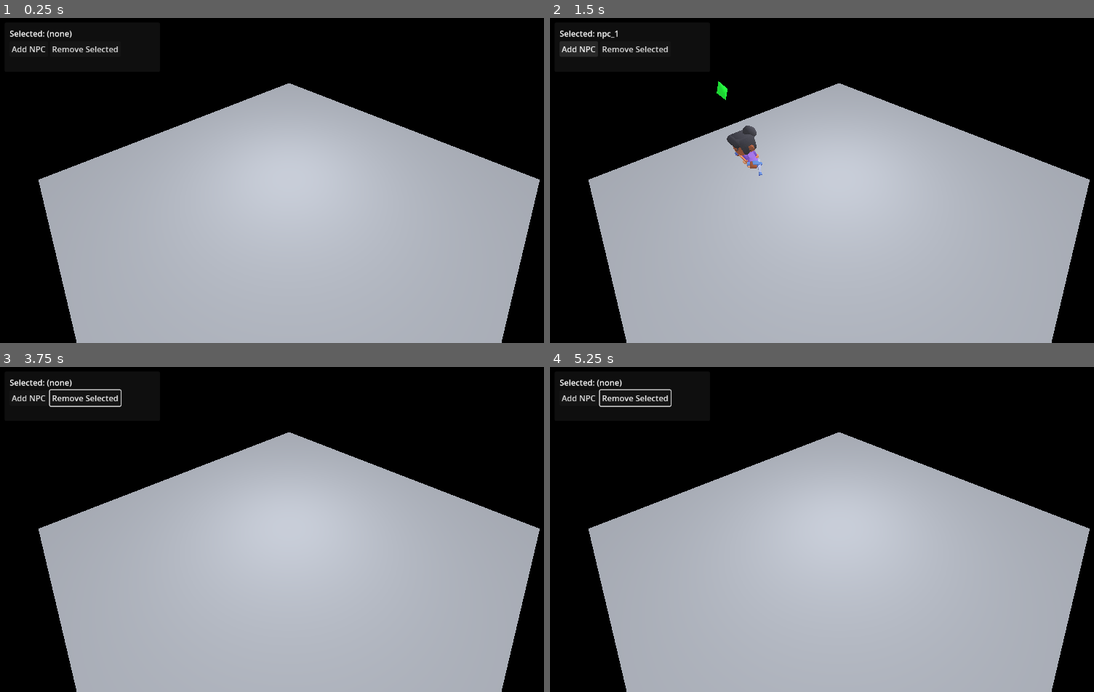
Above: before the commit, frames 1-4 (two rows, left to right).
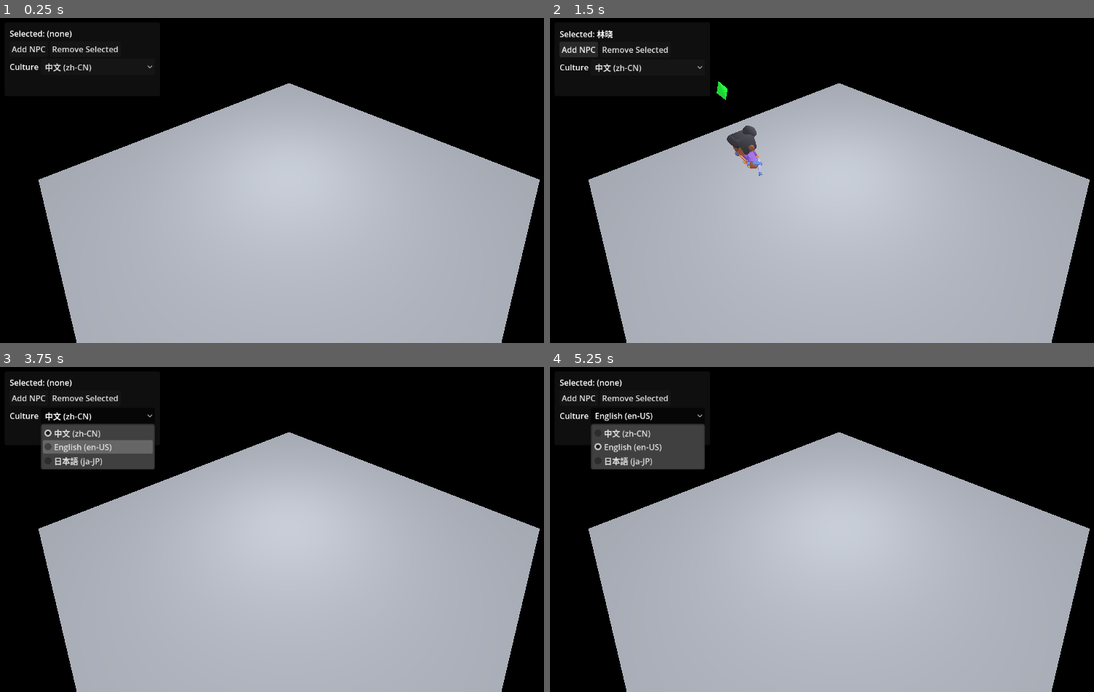
Above: after the commit, the same moments.

Repository: lemonhall/openagentic-sdk-gdscript
Game: Godot game, scene res://vr_offices/VrOffices.tscn
Same seed, same stepped clock (60 frames per second), same inputs: the game is played once before the commit and once after it. Sound files missing from this copy of the repository are replaced by a short silence.
Inputs (mouse positions are in pixels of both pictures, inside the frame that each line leads up to):
- Up to frame 1 (0.25 s): no input
- Up to frame 2 (1.5 s): click (647, 66) at 0.5 s, where only the run after the commit has a clickable "中文 (zh-CN)"; click "Add NPC" at 1.25 s
- Up to frame 3 (3.75 s): click "Remove Selected" at 2 s; tap Enter at 2.75 s; move the mouse to (418, 513) at 2.77 s; hold Right (ui_right) 2.78-3.53 s; tap E at 2.85, 3.6 s; click (418, 513) at 2.92 s; tap Space at 3.5 s; move the mouse to (174, 545) at 3.52 s; hold Down (ui_down) from 3.53 s (still down)
- Up to frame 4 (5.25 s): tap Enter at 4.25 s; move the mouse to (898, 458) at 4.27 s; release Down (ui_down) at 4.28 s; hold Right (ui_right) 4.28-5 s; tap E at 4.35 s; click (647, 415) at 5 s, where only the run after the commit has a clickable "English (en-US)"

The runs differ from the first frame. In frame 1, 0.2% of the frame differs, in the area x 1-29%, y 13-17%; in frame 2, 0.4%; in frame 3, 3.2%; in frame 4, 3.3%, in the area x 1-29%, y 6-32%.

Commit message:
feat: unique NPC profiles + culture-based names

Diff:
--- a/tests/test_vr_offices_smoke.gd
+++ b/tests/test_vr_offices_smoke.gd
@@ -35,22 +35,33 @@
 	if not T.require_eq(self, npc_root.get_child_count(), 0, "Expected empty NpcRoot before spawning"):
 		return
 
-	var npc := world.call("add_npc")
-	if not T.require_true(self, npc != null, "add_npc() must return the NPC instance"):
-		return
-	if not T.require_eq(self, npc_root.get_child_count(), 1, "Expected 1 NPC after add_npc()"):
+	# Add up to the max unique NPCs (12).
+	var last_npc := null
+	for _i in range(12):
+		last_npc = world.call("add_npc")
+		if not T.require_true(self, last_npc != null, "add_npc() must return the NPC instance"):
+			return
+	if not T.require_eq(self, npc_root.get_child_count(), 12, "Expected 12 NPCs after filling unique profiles"):
 		return
 
+	# 13th add should fail (no more unique profiles).
+	var extra := world.call("add_npc")
+	if not T.require_true(self, extra == null, "Expected add_npc() to return null when at max profiles"):
+		return
+
+	# Remove one, then add again should succeed.
 	world.call("select_npc", npc_root.get_child(0))
 	world.call("remove_selected")
-	if not T.require_eq(self, npc_root.get_child_count(), 1, "Expected NPC queued for free (still present before processing)"):
-		return
 
 	# Simulate a frame so queued frees can run in real execution environments.
 	get_root().add_child(world)
 	await process_frame
 
-	if not T.require_eq(self, npc_root.get_child_count(), 0, "Expected 0 NPC after remove_selected()"):
+	if not T.require_eq(self, npc_root.get_child_count(), 11, "Expected 11 NPC after remove_selected()"):
+		return
+
+	var again := world.call("add_npc")
+	if not T.require_true(self, again != null, "Expected add_npc() to succeed after removing one"):
 		return
 
 	world.queue_free()
--- a/vr_offices/VrOffices.gd
+++ b/vr_offices/VrOffices.gd
@@ -1,18 +1,8 @@
 extends Node3D
 
-@export var npc_scene: PackedScene
-@export var npc_spawn_y := 2.0
-@export var spawn_extent := Vector2(6.0, 4.0) # X,Z half extents
-
-@onready var npc_root: Node3D = $NpcRoot
-@onready var camera_rig: Node3D = $CameraRig
-@onready var ui: Control = $UI/VrOfficesUi
-@onready var bgm: AudioStreamPlayer = $Bgm
-
-var _npc_counter := 0
-var _selected_npc: Node = null
-
-var _model_paths: Array[String] = [
+const MAX_NPCS := 12
+
+const MODEL_PATHS: Array[String] = [
 	"res://assets/kenney/mini-characters-1/character-female-a.glb",
 	"res://assets/kenney/mini-characters-1/character-female-b.glb",
 	"res://assets/kenney/mini-characters-1/character-female-c.glb",
@@ -27,6 +17,40 @@
 	"res://assets/kenney/mini-characters-1/character-male-f.glb",
 ]
 
+const CULTURE_NAMES := {
+	# Default: Chinese culture (12 unique names).
+	"zh-CN": [
+		"林晓", "苏雨晴", "周若雪", "陈思妍", "唐婉儿", "叶清歌",
+		"王子轩", "李泽言", "张昊然", "赵景行", "孙亦辰", "郭承宇",
+	],
+	# US culture: intentionally diverse.
+	"en-US": [
+		"Emily Carter", "Maya Patel", "Sofia Garcia", "Hannah Kim", "Aaliyah Johnson", "Olivia Nguyen",
+		"Alex Johnson", "Daniel Smith", "Ethan Chen", "Noah Williams", "Liam O'Connor", "Jayden Martinez",
+	],
+	# Japan culture.
+	"ja-JP": [
+		"佐藤 美咲", "鈴木 陽菜", "高橋 さくら", "田中 結衣", "伊藤 彩花", "渡辺 りん",
+		"佐藤 蓮", "鈴木 悠真", "高橋 大輝", "田中 海斗", "伊藤 陽向", "渡辺 颯太",
+	],
+}
+
+@export var npc_scene: PackedScene
+@export var npc_spawn_y := 2.0
+@export var spawn_extent := Vector2(6.0, 4.0) # X,Z half extents
+@export var culture_code := "zh-CN"
+
+@onready var npc_root: Node3D = $NpcRoot
+@onready var camera_rig: Node3D = $CameraRig
+@onready var ui: Control = $UI/VrOfficesUi
+@onready var bgm: AudioStreamPlayer = $Bgm
+
+var _npc_counter := 0
+var _selected_npc: Node = null
+
+var _available_profile_indices: Array[int] = []
+var _profile_index_by_model_path: Dictionary = {}
+
 func _ready() -> void:
 	randomize()
 	if npc_scene == null:
@@ -34,7 +58,14 @@
 
 	ui.add_npc_pressed.connect(add_npc)
 	ui.remove_selected_pressed.connect(remove_selected)
+	if ui.has_signal("culture_changed"):
+		ui.connect("culture_changed", Callable(self, "set_culture"))
+
 	_configure_bgm()
+	_init_profiles()
+	_apply_ui_state()
+	if ui.has_method("set_culture"):
+		ui.call("set_culture", culture_code)
 
 func _configure_bgm() -> void:
 	if bgm == null or bgm.stream == null:
@@ -54,6 +85,21 @@
 			return true
 	return false
 
+func _init_profiles() -> void:
+	_available_profile_indices.clear()
+	_profile_index_by_model_path.clear()
+	for i in range(MODEL_PATHS.size()):
+		_available_profile_indices.append(i)
+		_profile_index_by_model_path[MODEL_PATHS[i]] = i
+
+func _apply_ui_state() -> void:
+	if ui == null:
+		return
+	if ui.has_method("set_can_add"):
+		ui.call("set_can_add", _available_profile_indices.size() > 0)
+	if ui.has_method("set_status_text"):
+		ui.call("set_status_text", "")
+
 func _unhandled_input(event: InputEvent) -> void:
 	if event is InputEventMouseButton:
 		var mb := event as InputEventMouseButton
@@ -61,6 +107,11 @@
 			_try_select_from_click(mb.position)
 
 func add_npc() -> Node:
+	if _available_profile_indices.is_empty():
+		if ui != null and ui.has_method("set_status_text"):
+			ui.call("set_status_text", "Reached max NPCs (%d). Remove one to add more." % MAX_NPCS)
+		return null
+
 	_npc_counter += 1
 	var npc := npc_scene.instantiate()
 	if npc == null:
@@ -74,21 +125,34 @@
 	var z := randf_range(-spawn_extent.y, spawn_extent.y)
 	npc.position = Vector3(x, npc_spawn_y, z)
 
+	var profile_index := _take_random_profile_index()
+	if profile_index < 0:
+		return null
+
 	# Default NPC scene supports these properties.
 	npc.set("npc_id", npc_id)
-	npc.set("model_path", _model_paths[(_npc_counter - 1) % _model_paths.size()])
+	npc.set("model_path", MODEL_PATHS[profile_index])
+	npc.set("display_name", _name_for_profile(profile_index))
 	npc.set("wander_bounds", Rect2(Vector2(-spawn_extent.x, -spawn_extent.y), Vector2(spawn_extent.x * 2.0, spawn_extent.y * 2.0)))
 
 	npc_root.add_child(npc)
 	select_npc(npc)
+	_apply_ui_state()
 	return npc
 
 func remove_selected() -> void:
 	if _selected_npc == null or not is_instance_valid(_selected_npc):
 		return
+
 	var to_remove := _selected_npc
+	var model_path := ""
+	if to_remove.has_method("get") and to_remove.get("model_path") != null:
+		model_path = String(to_remove.get("model_path"))
+	_return_profile_for_model(model_path)
+
 	select_npc(null)
 	to_remove.queue_free()
+	_apply_ui_state()
 
 func select_npc(npc: Node) -> void:
 	if _selected_npc != null and is_instance_valid(_selected_npc) and _selected_npc.has_method("set_selected"):
@@ -102,7 +166,35 @@
 	if _selected_npc == null:
 		ui.call("set_selected_text", "")
 	else:
-		ui.call("set_selected_text", _selected_npc.name)
+		var label := _selected_npc.name
+		if _selected_npc.has_method("get_display_name"):
+			label = _selected_npc.call("get_display_name")
+		ui.call("set_selected_text", label)
+	if ui.has_method("set_status_text"):
+		ui.call("set_status_text", "")
+
+func set_culture(code: String) -> void:
+	if not CULTURE_NAMES.has(code):
+		return
+	culture_code = code
+	_update_all_npc_names()
+	if ui.has_method("set_status_text"):
+		ui.call("set_status_text", "")
+
+func _update_all_npc_names() -> void:
+	for n in get_tree().get_nodes_in_group("vr_offices_npc"):
+		if n == null or not (n is Node):
+			continue
+		var node := n as Node
+		if not node.has_method("get"):
+			continue
+		var mp := String(node.get("model_path"))
+		var idx := _profile_index_for_model(mp)
+		if idx >= 0:
+			node.set("display_name", _name_for_profile(idx))
+	# Refresh selected label.
+	if _selected_npc != null and is_instance_valid(_selected_npc):
+		select_npc(_selected_npc)
 
 func _try_select_from_click(screen_pos: Vector2) -> void:
 	var cam: Camera3D = null
@@ -139,3 +231,30 @@
 			return n
 		cur = n.get_parent()
 	return null
+
+func _take_random_profile_index() -> int:
+	if _available_profile_indices.is_empty():
+		return -1
+	var k := randi_range(0, _available_profile_indices.size() - 1)
+	var idx := _available_profile_indices[k]
+	_available_profile_indices.remove_at(k)
+	return idx
+
+func _return_profile_for_model(model_path: String) -> void:
+	var idx := _profile_index_for_model(model_path)
+	if idx < 0:
+		return
+	if _available_profile_indices.has(idx):
+		return
+	_available_profile_indices.append(idx)
+
+func _profile_index_for_model(model_path: String) -> int:
+	if _profile_index_by_model_path.has(model_path):
+		return int(_profile_index_by_model_path[model_path])
+	return -1
+
+func _name_for_profile(profile_index: int) -> String:
+	var names: Array = CULTURE_NAMES.get(culture_code, CULTURE_NAMES.get("en-US", []))
+	if profile_index >= 0 and profile_index < names.size():
+		return String(names[profile_index])
+	return "NPC %d" % (profile_index + 1)
--- a/vr_offices/npc/Npc.gd
+++ b/vr_offices/npc/Npc.gd
@@ -1,6 +1,7 @@
 extends CharacterBody3D
 
 @export var npc_id: String = ""
+@export var display_name: String = ""
 @export_file("*.glb") var model_path: String = ""
 
 @export var gravity: float = ProjectSettings.get_setting("physics/3d/default_gravity") as float
@@ -58,6 +59,11 @@
 	selection_plumbob.visible = is_selected
 	if is_selected:
 		_select_time = 0.0
+
+func get_display_name() -> String:
+	if display_name.strip_edges() != "":
+		return display_name
+	return npc_id if npc_id.strip_edges() != "" else name
 
 func set_wander_bounds(bounds: Rect2) -> void:
 	wander_bounds = bounds
--- a/vr_offices/ui/VrOfficesUi.gd
+++ b/vr_offices/ui/VrOfficesUi.gd
@@ -2,10 +2,13 @@
 
 signal add_npc_pressed
 signal remove_selected_pressed
+signal culture_changed(culture_code: String)
 
 @onready var selected_label: Label = %SelectedLabel
 @onready var add_button: Button = %AddNpcButton
 @onready var remove_button: Button = %RemoveSelectedButton
+@onready var status_label: Label = %StatusLabel
+@onready var culture_option: OptionButton = %CultureOption
 
 func _ready() -> void:
 	add_button.pressed.connect(func() -> void:
@@ -16,9 +19,40 @@
 	)
 
 	set_selected_text("")
+	set_status_text("")
+	_setup_culture_options()
+
+func _setup_culture_options() -> void:
+	culture_option.clear()
+	culture_option.add_item("中文 (zh-CN)")
+	culture_option.set_item_metadata(0, "zh-CN")
+	culture_option.add_item("English (en-US)")
+	culture_option.set_item_metadata(1, "en-US")
+	culture_option.add_item("日本語 (ja-JP)")
+	culture_option.set_item_metadata(2, "ja-JP")
+
+	culture_option.item_selected.connect(func(idx: int) -> void:
+		var meta := culture_option.get_item_metadata(idx)
+		var code := String(meta) if meta != null else ""
+		if code.strip_edges() != "":
+			culture_changed.emit(code)
+	)
 
 func set_selected_text(text: String) -> void:
 	if text.strip_edges() == "":
 		selected_label.text = "Selected: (none)"
 	else:
 		selected_label.text = "Selected: " + text
+
+func set_status_text(text: String) -> void:
+	status_label.text = text
+
+func set_can_add(can_add: bool) -> void:
+	add_button.disabled = not can_add
+
+func set_culture(code: String) -> void:
+	for i in range(culture_option.item_count):
+		var meta := culture_option.get_item_metadata(i)
+		if String(meta) == code:
+			culture_option.select(i)
+			return
--- a/vr_offices/ui/VrOfficesUi.tscn
+++ b/vr_offices/ui/VrOfficesUi.tscn
@@ -15,7 +15,7 @@
 offset_left = 12.0
 offset_top = 12.0
 offset_right = 320.0
-offset_bottom = 110.0
+offset_bottom = 158.0
 
 [node name="VBox" type="VBoxContainer" parent="Panel"]
 layout_mode = 1
@@ -44,3 +44,20 @@
 unique_name_in_owner = true
 layout_mode = 2
 text = "Remove Selected"
+
+[node name="CultureRow" type="HBoxContainer" parent="Panel/VBox"]
+layout_mode = 2
+
+[node name="CultureLabel" type="Label" parent="Panel/VBox/CultureRow"]
+layout_mode = 2
+text = "Culture"
+
+[node name="CultureOption" type="OptionButton" parent="Panel/VBox/CultureRow"]
+unique_name_in_owner = true
+layout_mode = 2
+size_flags_horizontal = 3
+
+[node name="StatusLabel" type="Label" parent="Panel/VBox"]
+unique_name_in_owner = true
+layout_mode = 2
+text = ""
Not shown, changed: docs/vr_offices/README.md
